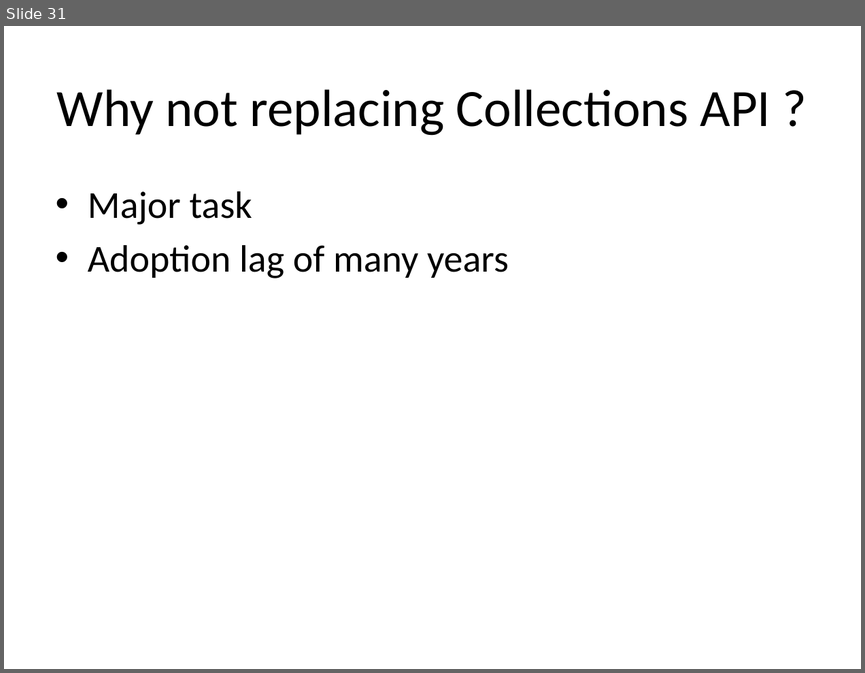
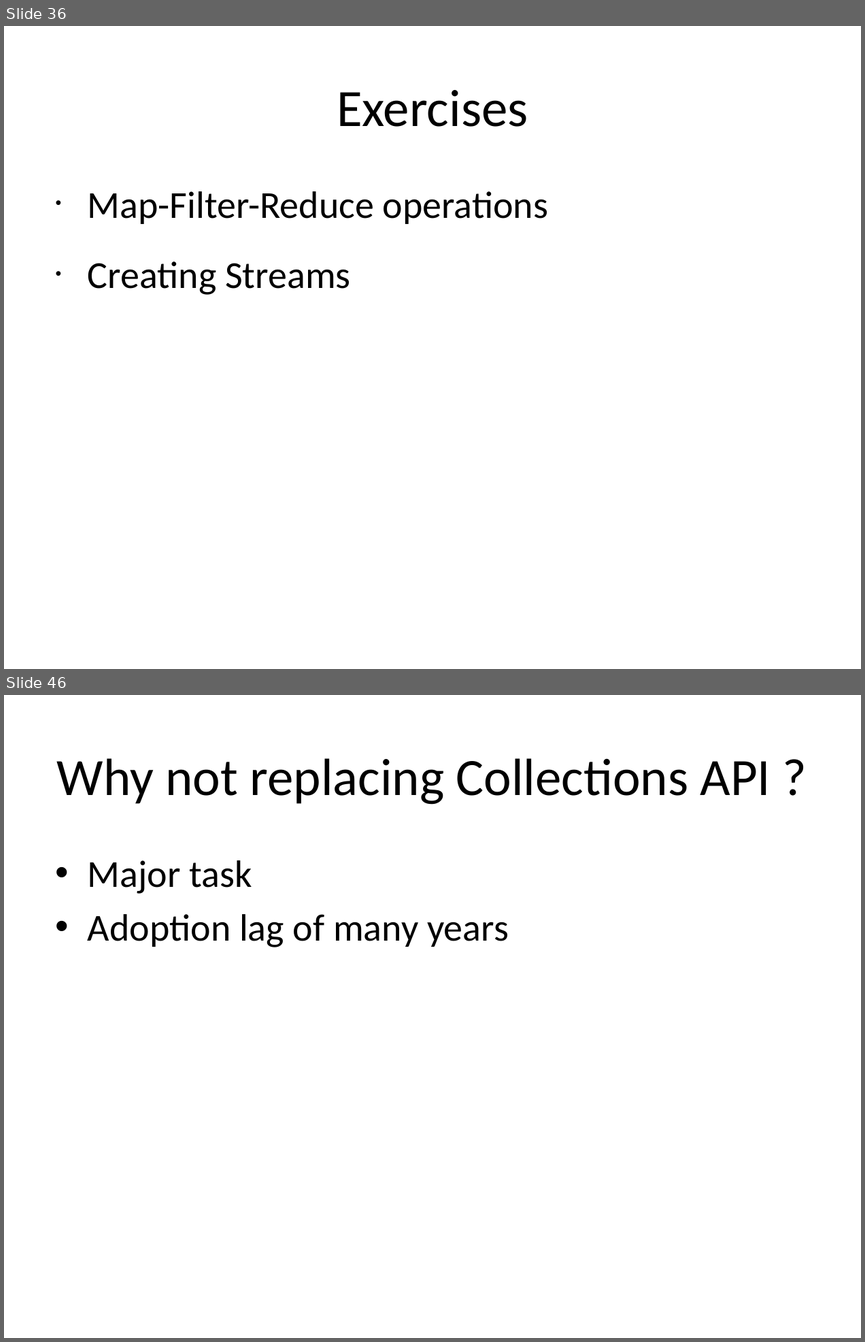
Before and after one commit to kwakeroni/workshops, a slide deck: workshop-java8.pptx. Shown one above the other, each under a label of ours: slide 31 before the commit, slides 36 and 46 after it; the slides between them are not shown. The pictures are 865x673 and 865x1342 pixels, drawn with LibreOffice and Linux fonts; fonts in the diff are those of the drawing. Boxes give left, top, right and bottom in pixels: in the first picture for what was removed or moved away, otherwise in the second. Text is boxed around its words. In the diff, an @@ line names an element or a change of style, - is before the commit and + after.

```diff
--- a/workshop-java8.pptx
+++ b/workshop-java8.pptx
@@ slide 36 added at (x1=4, y1=26, x2=861, y2=669), background #FFFFFF @@
@@ title added at (x1=337, y1=90, x2=528, y2=127), 44 pt, text #000000 @@
+Exercises
@@ text added at (x1=88, y1=191, x2=549, y2=295), 32 pt, text #000000 @@
+• Map-Filter-Reduce operations
+• Creating Streams
@@ what was slide 31 is now slide 46 @@
```
Also in this commit, not shown: 1 slide changed, 15 other slides added, 1 slide removed, 1 other file.
